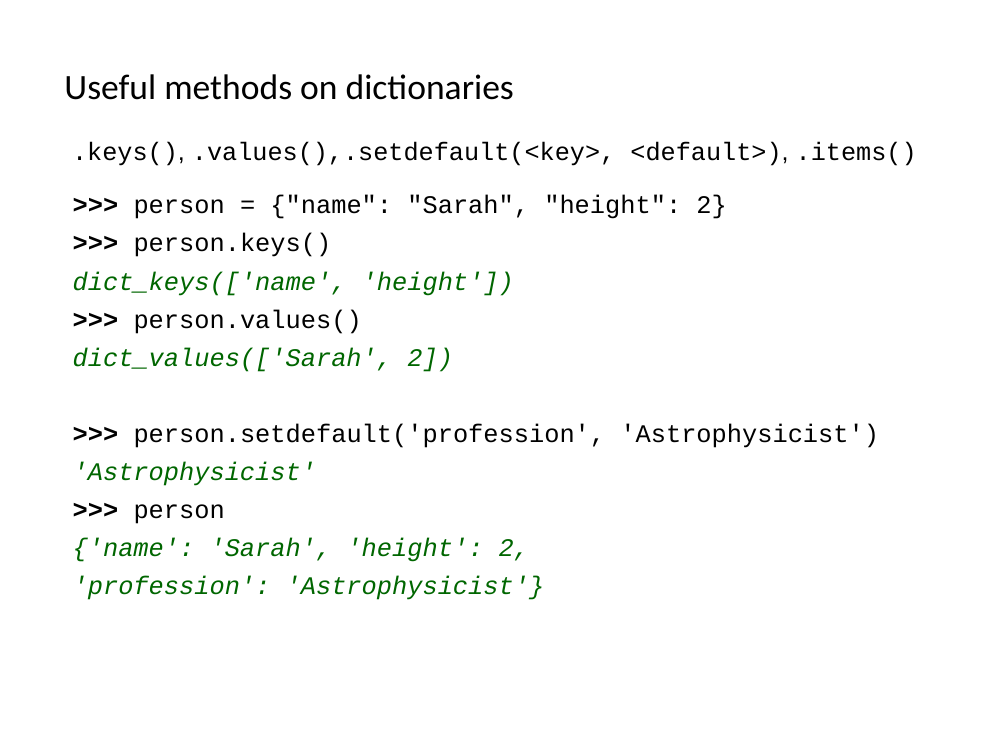
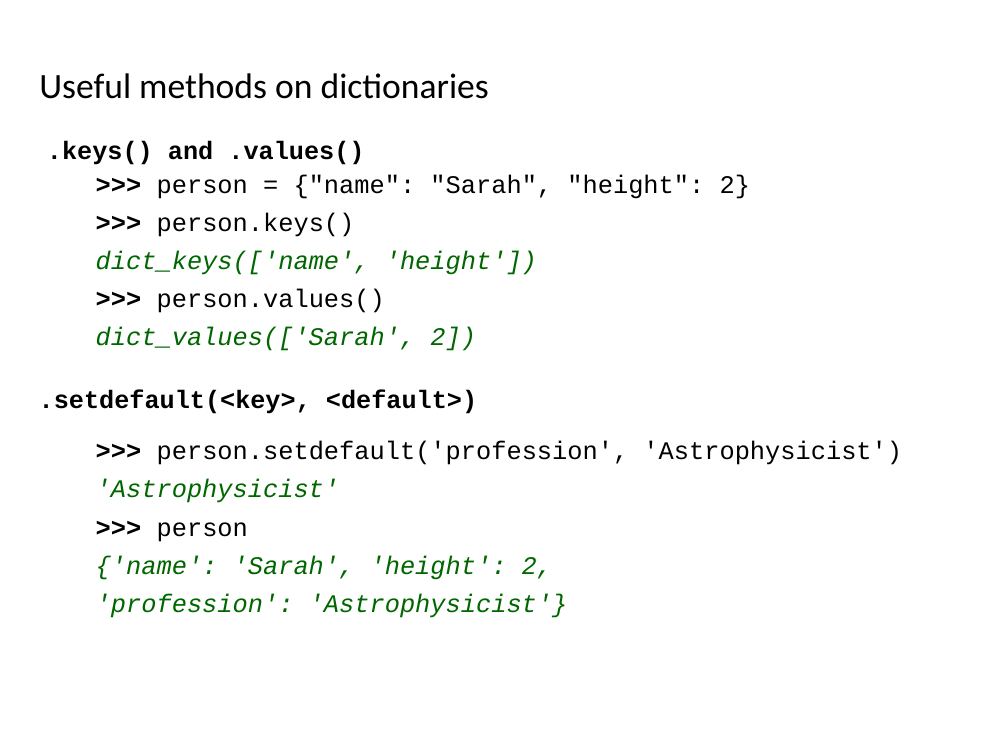
Before and after one commit to ncasuk/ncas-isc, a slide deck: slide 18 of python-intro/slides/11_ceda-sets__dicts.pptx. Drawn at 1008x756 pixels with LibreOffice and Linux fonts; fonts in the diff are those of the drawing; background and template pictures are left out. Boxes give left, top, right and bottom in pixels: in the first picture for what was removed or moved away, otherwise in the second. Text is boxed around its words. In the diff, an @@ line names an element or a change of style, - is before the commit and + after.

```diff
--- a/python-intro/slides/11_ceda-sets__dicts.pptx
+++ b/python-intro/slides/11_ceda-sets__dicts.pptx
@@ text "Useful methods on dictionaries": place and size @@
-text "Useful methods on dictionaries" at [64, 74, 917, 166]
+text "Useful methods on dictionaries" at [39, 73, 489, 165]
@@ text at [47, 140, 364, 165]: text changed; bold on @@
-.keys(), .values(),.setdefault(<key>, <default>), .items()
+.keys() and .values()
@@ text ">>> person = {"name": "Sarah", ..." rewrapped from [73, 195, 879, 600] to [96, 174, 902, 618] @@
@@ text added at [39, 389, 477, 414], 18 pt, text #000000, bold @@
+.setdefault(<key>, <default>)
```
Also in this commit, not shown: 2 other slides changed, 1 other file.
